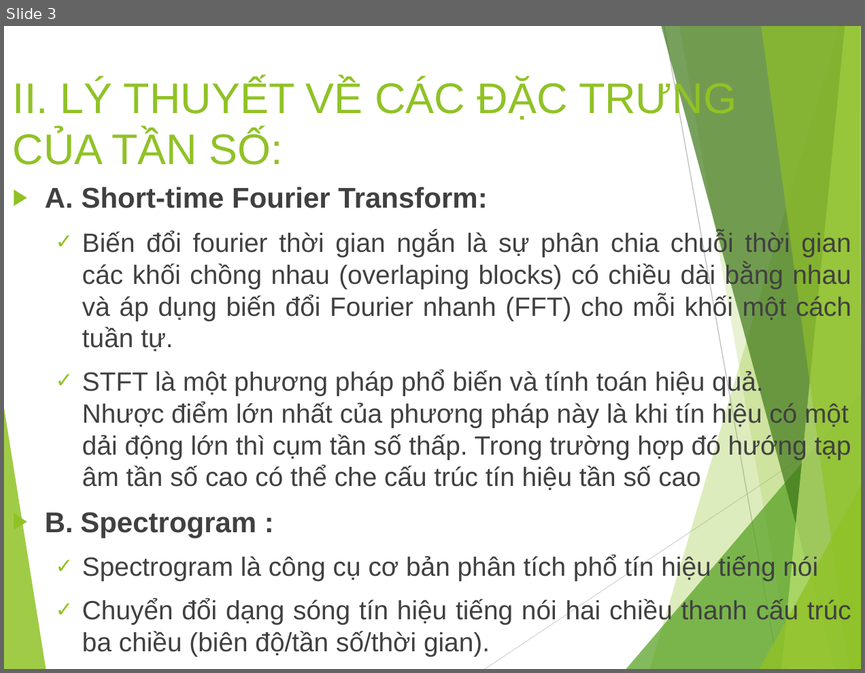
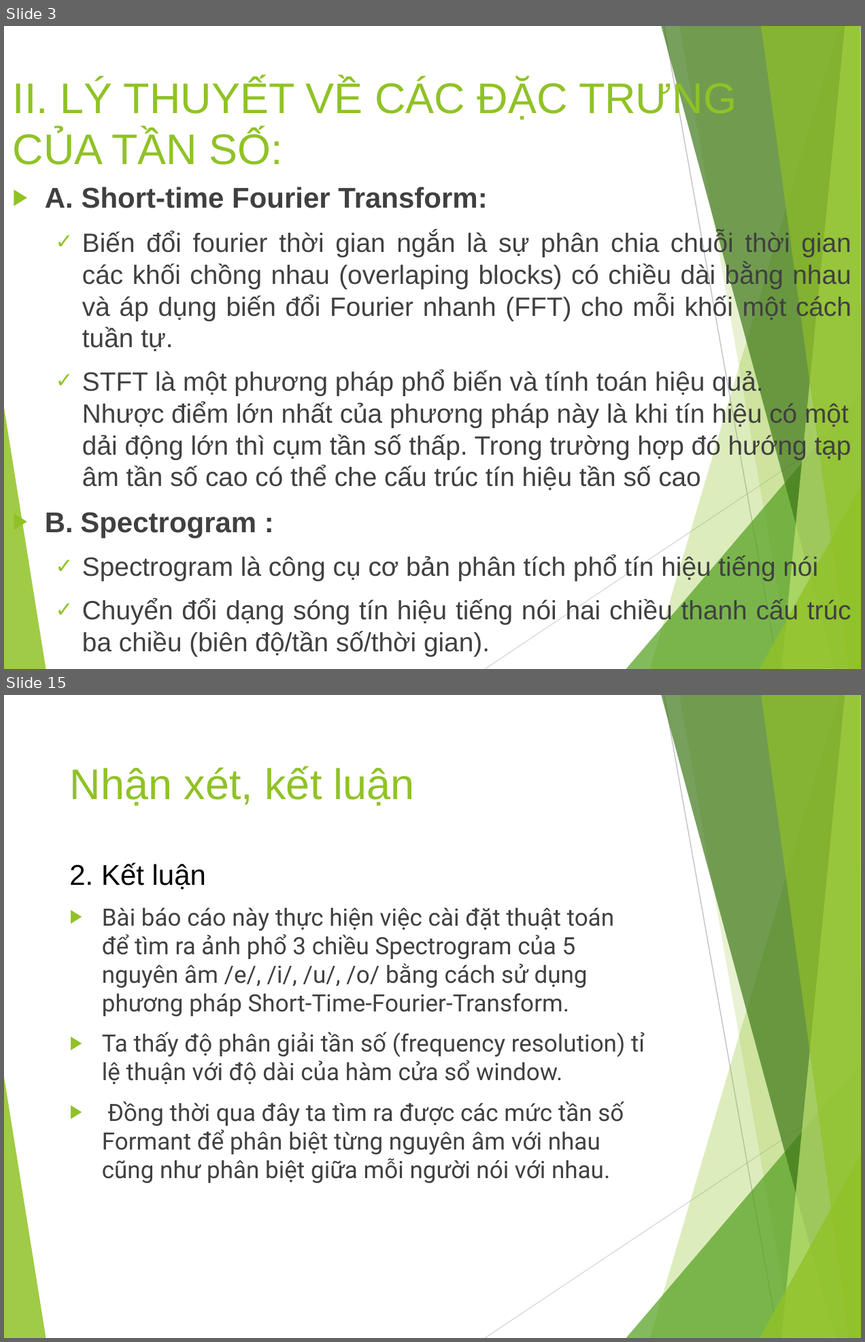
Before and after one commit to nhom-11-xlths/dE_02, a slide deck: SlideBaoCao.pptx. Shown one above the other, each under a label of ours: slide 3 before the commit, slides 3 and 15 after it; the slides between them are not shown. The pictures are 865x673 and 865x1342 pixels, drawn with LibreOffice and Linux fonts; fonts in the diff are those of the drawing. Boxes give left, top, right and bottom in pixels: in the first picture for what was removed or moved away, otherwise in the second. Text is boxed around its words. In the diff, an @@ line names an element or a change of style, - is before the commit and + after.

```diff
--- a/SlideBaoCao.pptx
+++ b/SlideBaoCao.pptx
@@ slide 15 added at [4, 695, 861, 1338], background #FFFFFF; not listed: 10 template elements that a slide beside it also shows @@
@@ title added at [70, 766, 415, 806], 36 pt, text #90C226 @@
+Nhận xét, kết luận
@@ text added at [69, 862, 206, 889], 24 pt, text #000000 @@
+2. Kết luận
@@ text added at [102, 907, 645, 1183], 20 pt, text #404040 @@
+▶ Bài báo cáo này thực hiện việc cài đặt thuật toán để tìm ra ảnh phổ 3 chiều Spectrogram của 5 nguyên âm /e/, /i/, /u/, /o/ bằng cách sử dụng phương pháp Short-Time-Fourier-Transform.
+▶ Ta thấy độ phân giải tần số (frequency resolution) tỉ lệ thuận với độ dài của hàm cửa sổ window.
+▶ Đồng thời qua đây ta tìm ra được các mức tần số Formant để phân biệt từng nguyên âm với nhau cũng như phân biệt giữa mỗi người nói với nhau.
```
Also in this commit, not shown: 3 slides changed, 10 other slides added.
